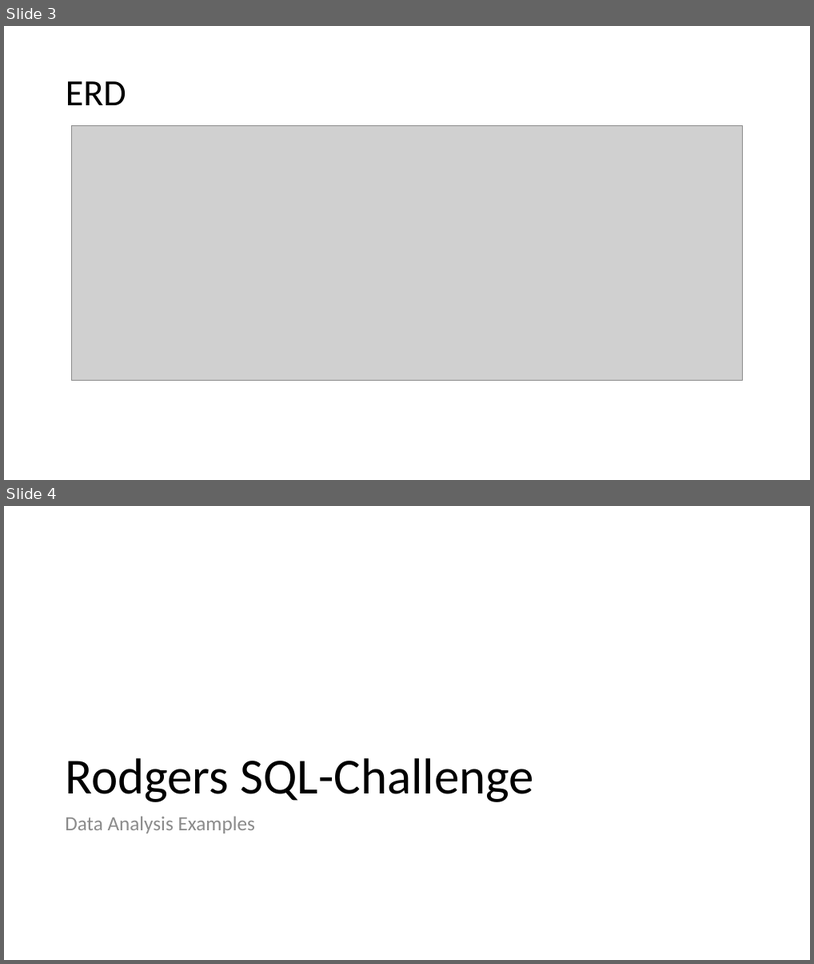
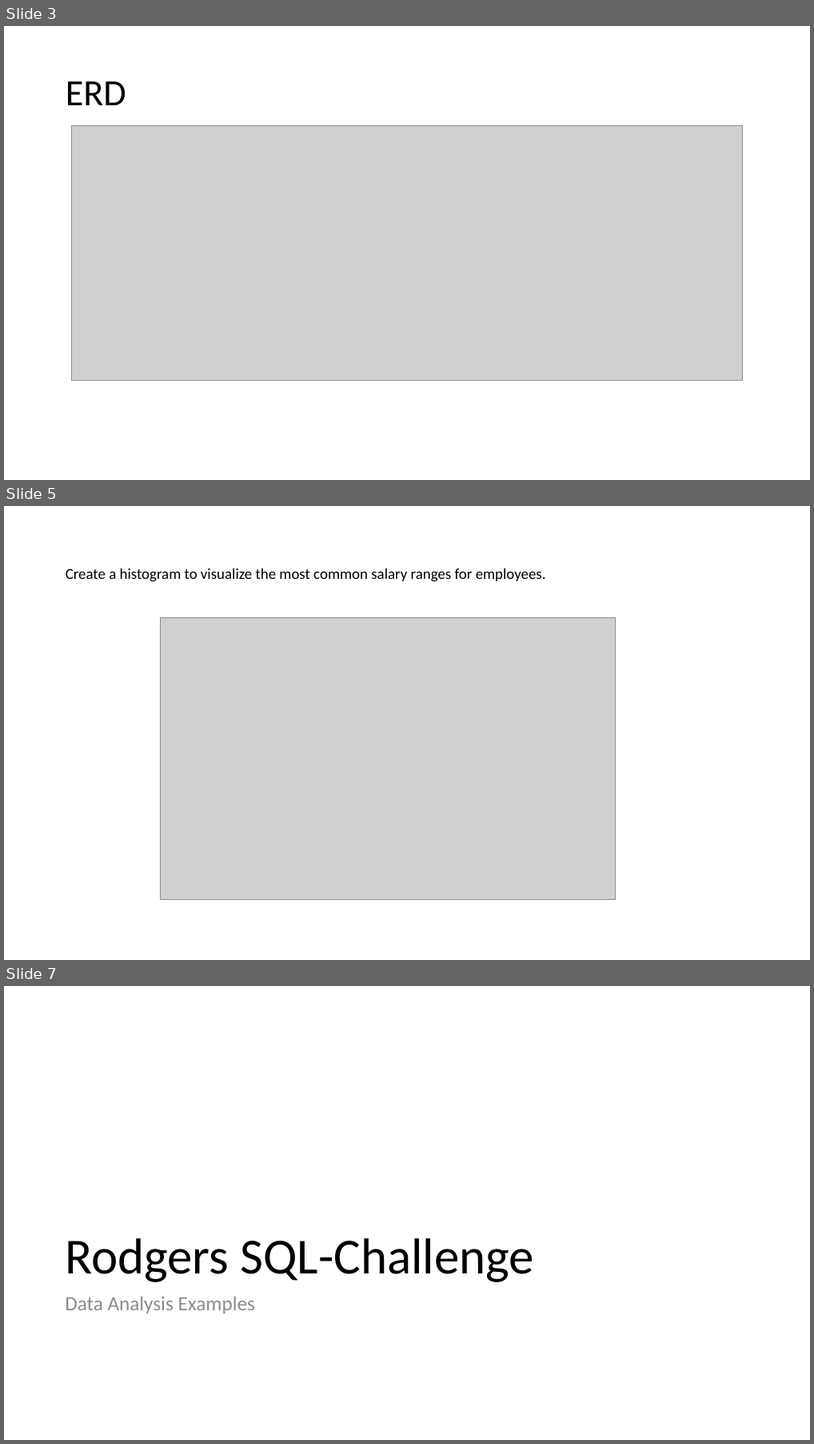
Before and after one commit to rodgerskent/sql-challenge, a slide deck: Rodgers_Pitchbook_PewlettHackard.pptx. Shown one above the other, each under a label of ours: slides 3 and 4 before the commit, slides 3, 5 and 7 after it; the slides between them are not shown. The pictures are 814x964 and 814x1444 pixels, drawn with LibreOffice and Linux fonts; fonts in the diff are those of the drawing; grey boxes stand for pictures. Boxes give left, top, right and bottom in pixels: in the first picture for what was removed or moved away, otherwise in the second. Text is boxed around its words. In the diff, an @@ line names an element or a change of style, - is before the commit and + after.

```diff
--- a/Rodgers_Pitchbook_PewlettHackard.pptx
+++ b/Rodgers_Pitchbook_PewlettHackard.pptx
@@ slide 5 added at bbox=[4, 506, 810, 960], background #FFFFFF @@
@@ title added at bbox=[66, 568, 546, 582], 18 pt, text #000000 @@
+Create a histogram to visualize the most common salary ranges for employees.
@@ picture added at bbox=[160, 618, 615, 900] @@
@@ what was slide 4 is now slide 7 @@
```
Also in this commit, not shown: 1 slide changed, 2 other slides added, 2 slides removed, 1 other file.
